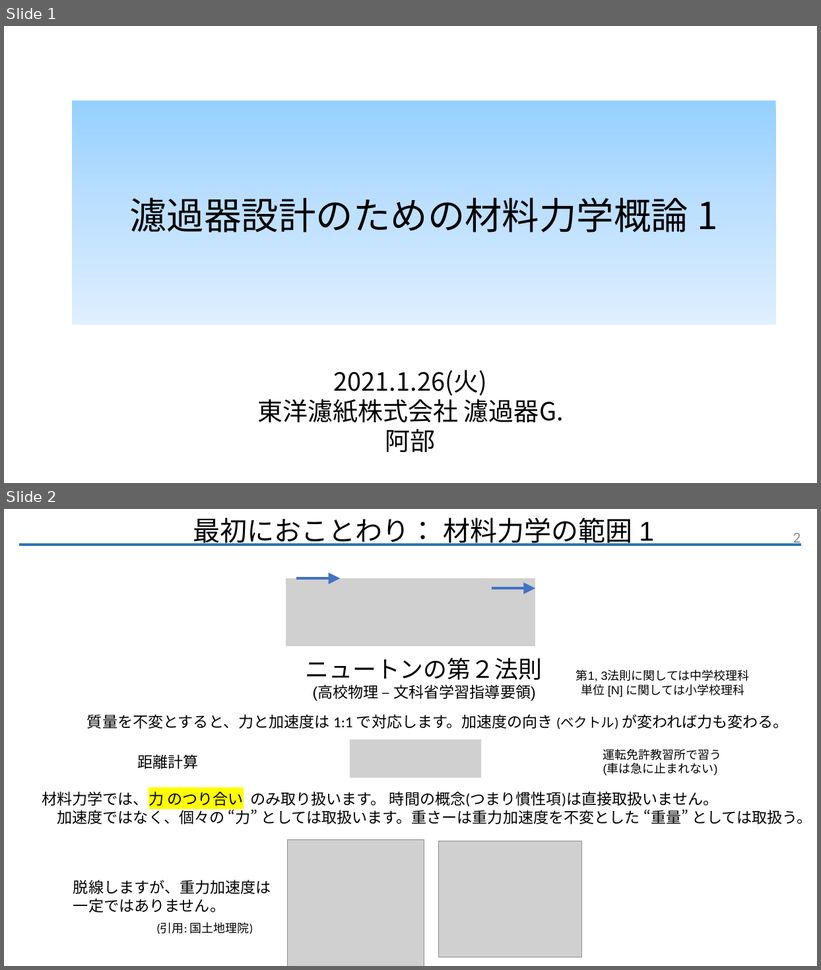
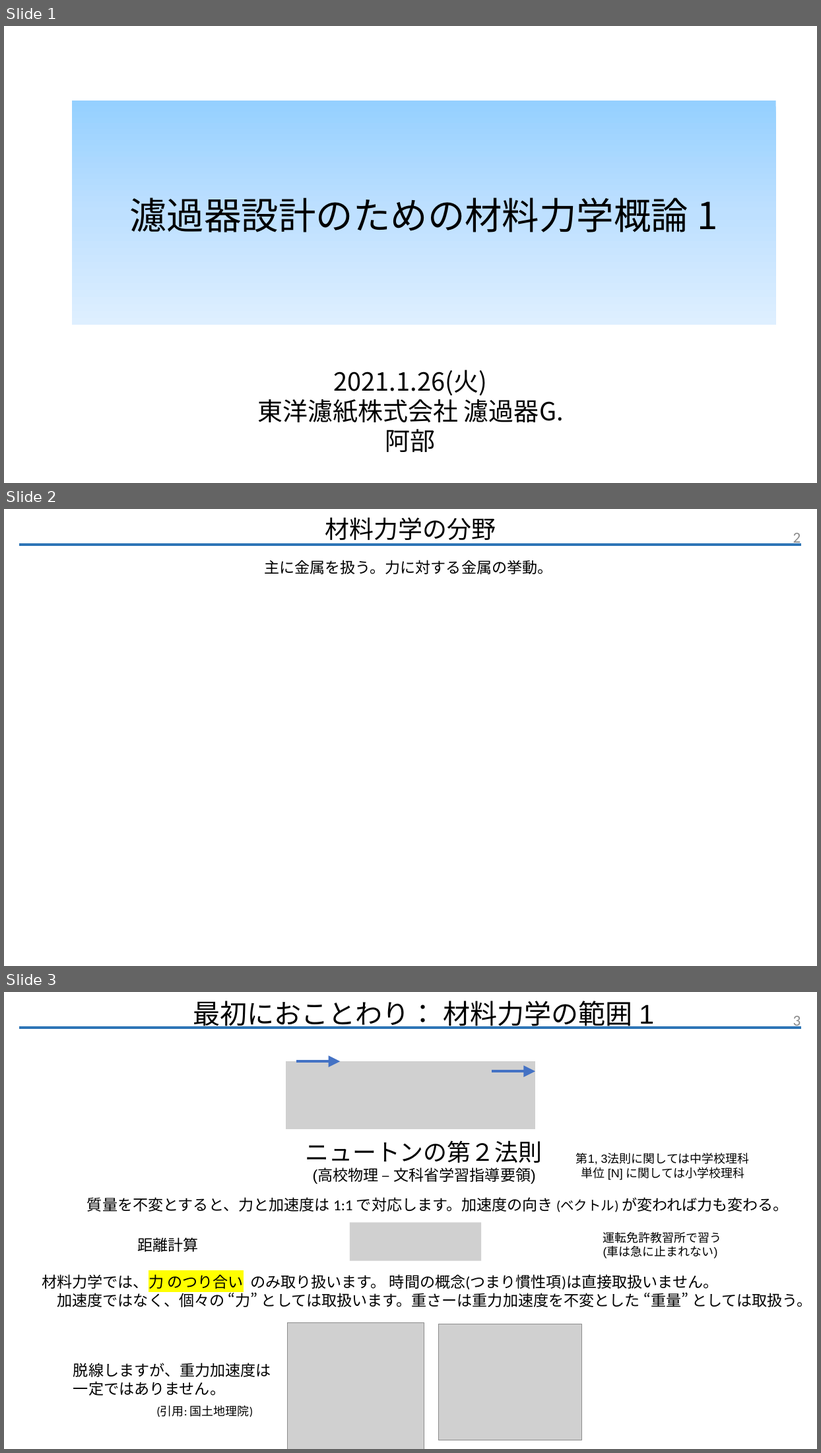
Before and after one commit to Nobuyuki-Abe/test_progate, a slide deck: LLM/材料力学/LLM_濾過器設計のための材料力学概論1(阿部).pptx. Shown one above the other, each under a label of ours: slides 1 and 2 before the commit, slides 1, 2 and 3 after it. The pictures are 821x970 and 821x1453 pixels, drawn with LibreOffice and Linux fonts; fonts in the diff are those of the drawing; grey boxes stand for pictures; background and template pictures are left out. Boxes give left, top, right and bottom in pixels: in the first picture for what was removed or moved away, otherwise in the second. Text is boxed around its words. In the diff, an @@ line names an element or a change of style, - is before the commit and + after.

```diff
--- a/LLM/材料力学/LLM_濾過器設計のための材料力学概論1(阿部).pptx
+++ b/LLM/材料力学/LLM_濾過器設計のための材料力学概論1(阿部).pptx
@@ slide 2 added at (4, 509, 817, 966), background #FFFFFF; not listed: 2 template elements that a slide beside it also shows @@
@@ title added at (325, 518, 496, 545), 28.8 pt, text #000000 @@
+材料力学の分野
@@ text added at (264, 560, 552, 574), 18 pt, text #000000 @@
+主に金属を扱う。力に対する金属の挙動。
@@ what was slide 2 is now slide 3 @@
@@ page number at (793, 1016, 801, 1029): text changed @@
-2
+3
```
Also in this commit, not shown: 2 slides changed, 7 other files.
